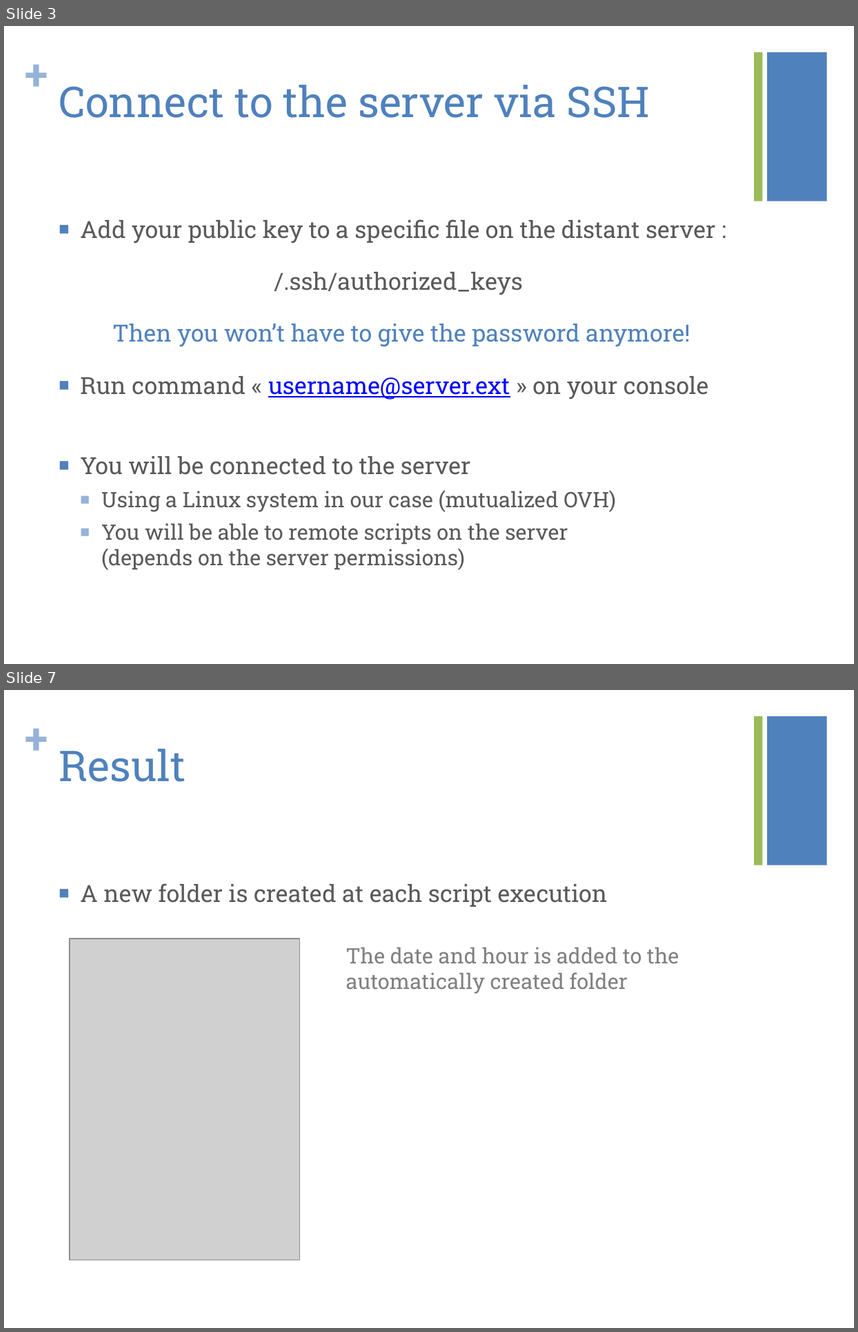
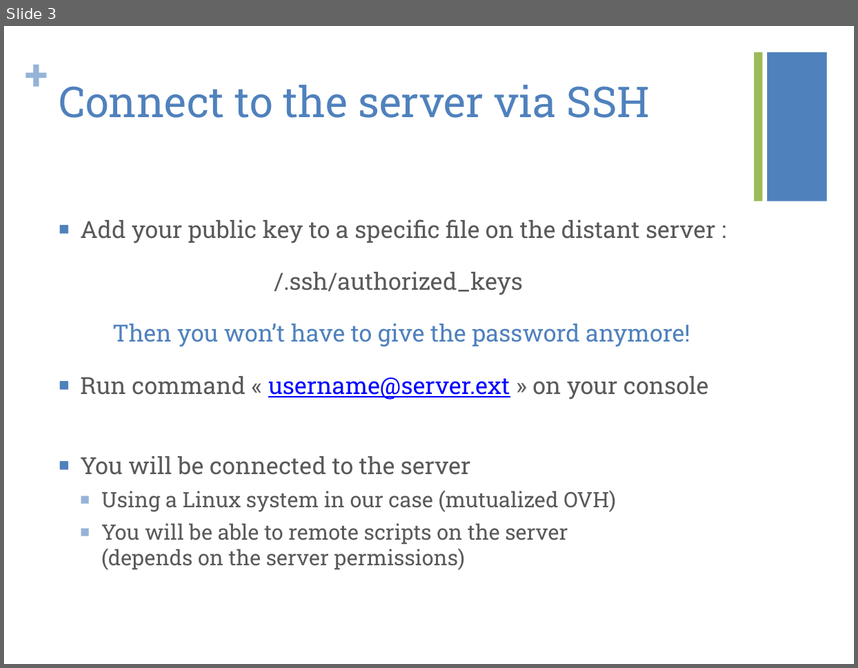
Before and after one commit to kiago/isepse2014, a slide deck: projects/easyBackup/easyBackupPresentation.pptx. Shown one above the other, each under a label of ours: slides 3 and 7 before the commit, slide 3 after it; the slides between them are not shown. The pictures are 858x1332 and 858x668 pixels, drawn with LibreOffice and Linux fonts; fonts in the diff are those of the drawing; grey boxes stand for pictures. Boxes give left, top, right and bottom in pixels: in the first picture for what was removed or moved away, otherwise in the second. Text is boxed around its words. In the diff, an @@ line names an element or a change of style, - is before the commit and + after.

```diff
--- a/projects/easyBackup/easyBackupPresentation.pptx
+++ b/projects/easyBackup/easyBackupPresentation.pptx
@@ slide 7 removed at (4,690,854,1328), background #FFFFFF; not listed: 3 template elements that a slide beside it also shows @@
@@ title removed at (59,749,185,782) @@
-Result
@@ text removed at (80,883,608,907) @@
-■ A new folder is created at each script execution
@@ picture removed at (70,938,300,1259) @@
@@ text removed at (346,947,679,994) @@
-The date and hour is added to the automatically created folder
```
Also in this commit, not shown: 7 slides changed, 2 slides added, 1 other slide removed.
